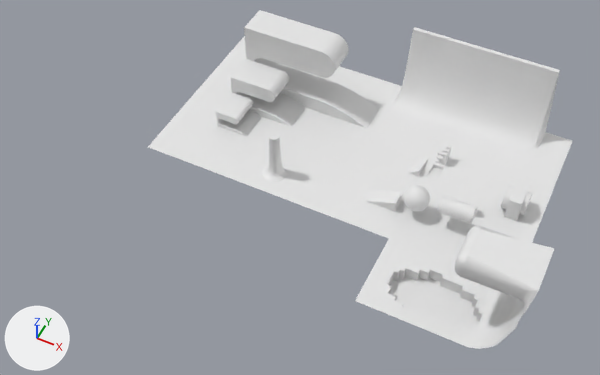
The glTF model maps/MovementTesting/MovementTesting.glb as it was, and as the next commit left it.
One viewpoint serves both versions: a camera (50 mm lens) standing at (70.0, -281.0, 299.0) and looking at (-51.0, -39.0, -5.0). The lights are fixed; the arrows at lower left show +X, +Y and +Z. Where no turn or scale is listed for an object, it has been applied to the vertices. Vertices at the same position are counted once.
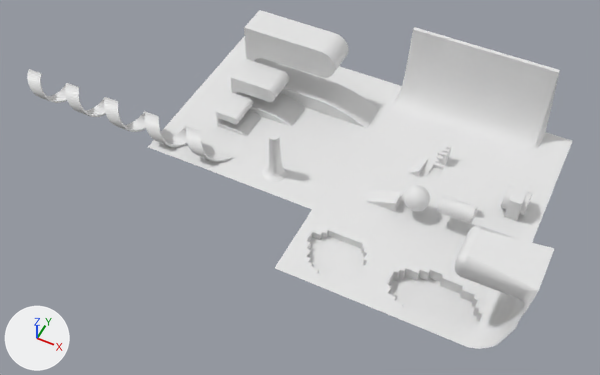
Changed parts and their boxes (x1, y1, x2, y2) in the pictures (600 x 375 px):
```json
{"object": "Plane", "change": "reshaped", "before": [148, 10, 572, 349], "after": [27, 10, 572, 349], "on screen": "28% wider"}
{"part": 1, "of": "me_plane", "change": "added", "after": [27, 69, 236, 162]}
{"part": 2, "of": "me_plane", "change": "added", "after": [275, 210, 389, 301]}
```

Scene script edits in JSON lines:
```json
{"block": "me_plane", "where": "# used by ob_plane; location = (0.0, 0.0, 0.0)"}
{"op": "remove", "block": "me_plane", "code": "me_plane.from_pydata(...)  # 7966 vertices, 15578 faces; spans x -130.0..70.0, y -90.0..48.0, z -6.0..42.0"}
{"op": "add", "block": "me_plane", "code": "me_plane.from_pydata(...)  # 8760 vertices, 17162 faces; spans x -215.0..70.0, y -90.0..48.0, z -6.0..42.0"}
{"block": "me_plane", "change": "me_plane part 1: a new loose piece of 306 vertices spanning x -215.0..-86.0, y -50.0..-38.0, z 0.0..12.0"}
{"block": "me_plane", "change": "me_plane part 2: 488 vertices added at x -38.0..-1.0, y -90.0..-54.0, z -4.0..0.0"}
```
